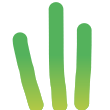
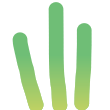
Revision of a layered (110, 110) image; what changed, layer by layer:
renamed "Copy of Paint Layer 5" to "grass3.png", showed it, painted on it over [12, 2, 92, 110]
removed layer "Paint Layer 5" over [12, 2, 92, 110]
removed layer "Paint Layer 1" over [12, 2, 92, 110]